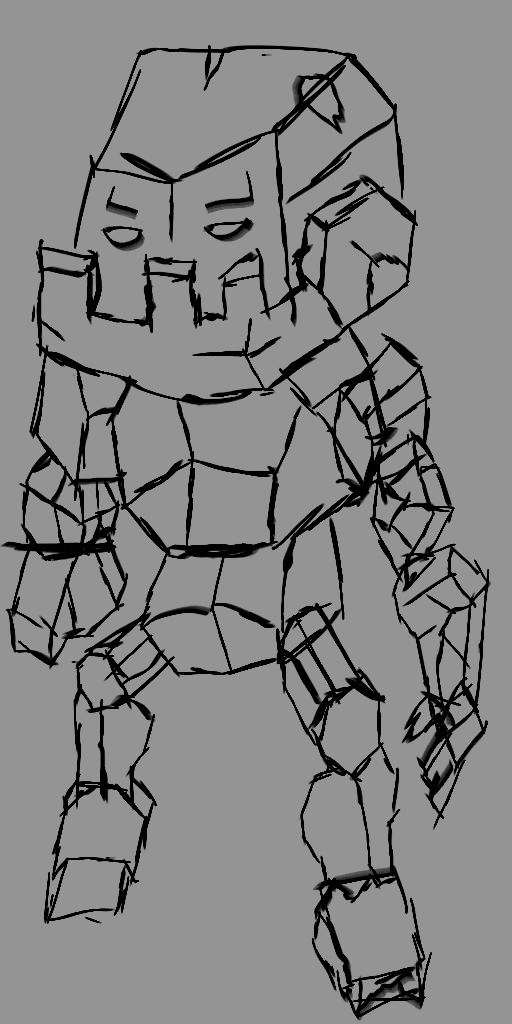
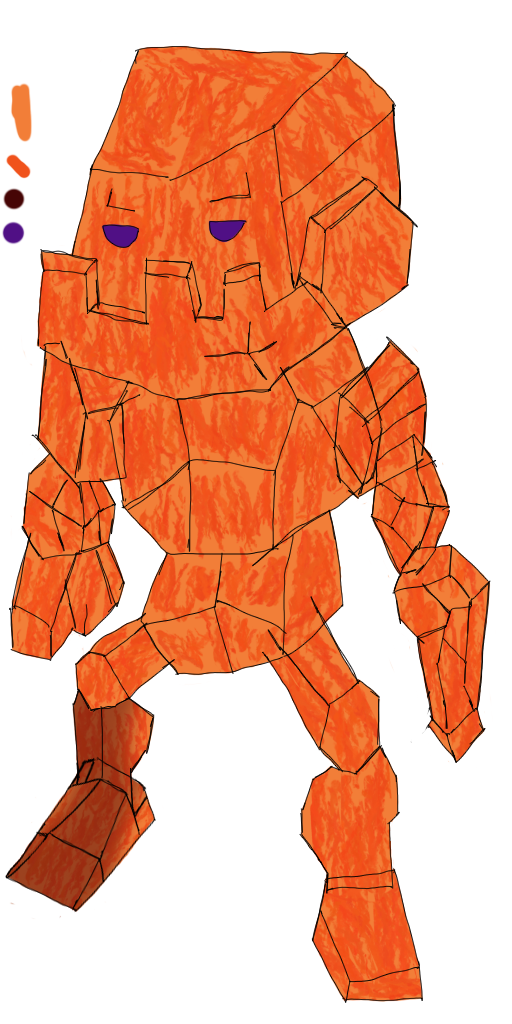
Two versions of the same layered image (512 × 1024). Layer-by-layer changes:
added group "croquis" with 20 layers above "croquis_1" over [5, 46, 491, 1003]
added group "croquis_tete" with 1 layers in group "croquis" over [37, 46, 418, 400]
added layer "tete" (1st of 3, in "croquis" › "croquis_tete") in group "croquis_tete" over [37, 46, 418, 400]
added group "croquis_bras_D" with 3 layers in group "croquis" over [333, 336, 491, 763]
added group "croquis_corps" with 1 layers in group "croquis" over [107, 317, 383, 675]
added layer "Calque 3" in group "croquis_corps" over [107, 317, 383, 675]
added group "croquis_jambe_D" with 3 layers in group "croquis" over [262, 596, 423, 1003]
renamed "Calque 1" to "croquis_1", hid it over [0, 45, 492, 1021]
added group "tete" (2nd of 3) with 4 layers above "bras_G" over [21, 31, 414, 441]
added layer "texture" (1st of 13, in "tete") in group "tete" over [36, 31, 411, 441]
added layer "tete" (3rd of 3, in "tete") in group "tete" over [21, 33, 414, 401]
added group "bras_G" with 12 layers above "corps" over [318, 335, 496, 786]
added group "corps" with 3 layers above "bras_D" over [108, 313, 388, 686]
added layer "texture" (5th of 13, in "corps") in group "corps" over [116, 329, 370, 681]
added layer "Calque 5" in group "corps" over [108, 313, 388, 686]
added group "jambe_G" with 12 layers above "jambe_D" over [241, 595, 435, 1024]
added group "jambe_D" with 12 layers above "Arrière-plan" over [0, 192, 201, 1007]
added group "tibia_G" (2nd of 3, in "jambe_D") with 3 layers in group "jambe_D" over [0, 644, 174, 1007]
added layer "ombre" (13th of 14, in "jambe_D" › "tibia_G") (50%) in group "tibia_G" over [0, 670, 174, 1007]
added group "pied_G" (1st of 2, in "jambe_D") with 3 layers in group "jambe_D" over [0, 192, 201, 999]
added layer "ombre" (14th of 14, in "jambe_D" › "pied_G") (50%) in group "pied_G" over [0, 192, 201, 999]
hid "Arrière-plan" over [0, 0, 512, 1024]
…and 51 more changes (51 added)
